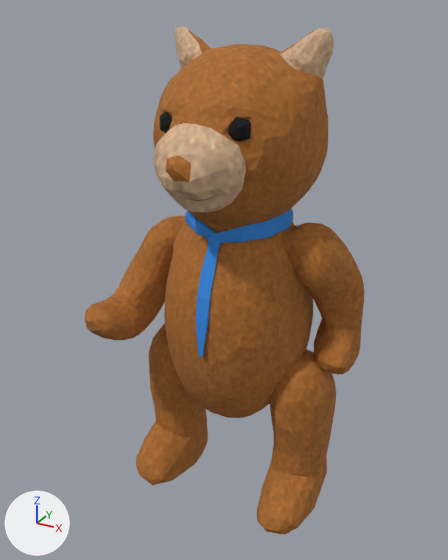
What one commit did to the glTF model assets/characters/bap/bap.glb.
Rendered twice from a camera (50 mm lens) standing at (1.41, -2.64, 2.68) and looking at (-0.04, 0.0, 1.36). The lights are fixed; the arrows at lower left show +X, +Y and +Z. The picture after the commit comes second.

In view in the first picture: '0', '1'.
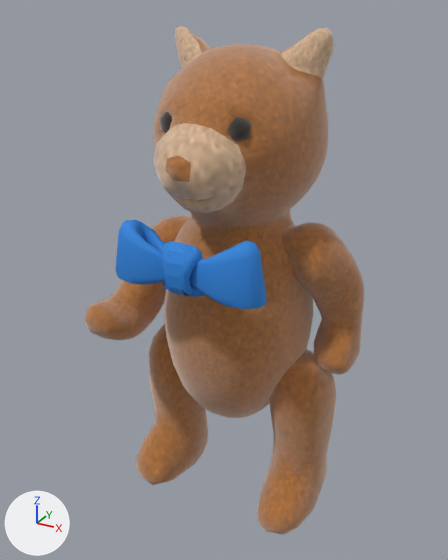
Scene script edits in JSON lines:
```json
{"op": "add", "block": "mat_body", "code": "mat_body.sheen_weight = 1.0"}
{"op": "add", "block": "me_no_gau_2_001", "code": ["me_no_gau_2_001 = bpy.data.meshes.new('no-gau-2.001')", "me_no_gau_2_001.from_pydata(...)  # 542 vertices, 1019 faces; spans x -0.401..0.399, y -0.536..-0.345, z 1.495..1.775", "me_no_gau_2_001.materials.append(mat_no_mau)  # blue #2e86de"]}
{"op": "remove", "block": "ob_1", "code": ["ob_1 = bpy.data.objects.new('1', me_1_002)", "ob_1.location = (0.0, 0.0, 0.0)"]}
{"op": "add", "block": "ob_no_co", "code": ["ob_no_co = bpy.data.objects.new('no_co', me_no_gau_2_001)", "ob_no_co.location = (0.0, 0.0, 0.0)"]}
```

Location of each change, (x1, y1, x2, y2) in pixels of the pictures (448 x 560 px):
```json
{"object": "0", "change": "surface changed", "before": [85, 26, 364, 535], "after": [85, 26, 364, 535]}
{"object": "no_co", "change": "added", "after": [115, 220, 267, 309], "on screen": "blue"}
{"object": "1", "change": "deleted", "before": [185, 208, 293, 357], "on screen": "blue"}
```
